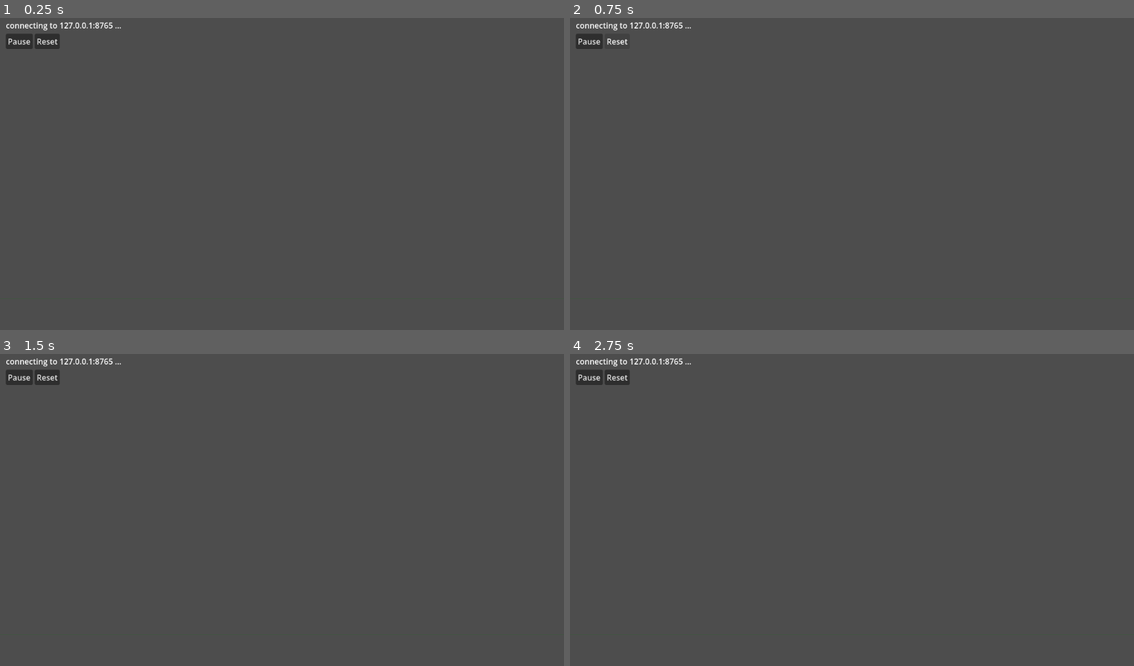
Above: before the commit, frames 1-4 (two rows, left to right).
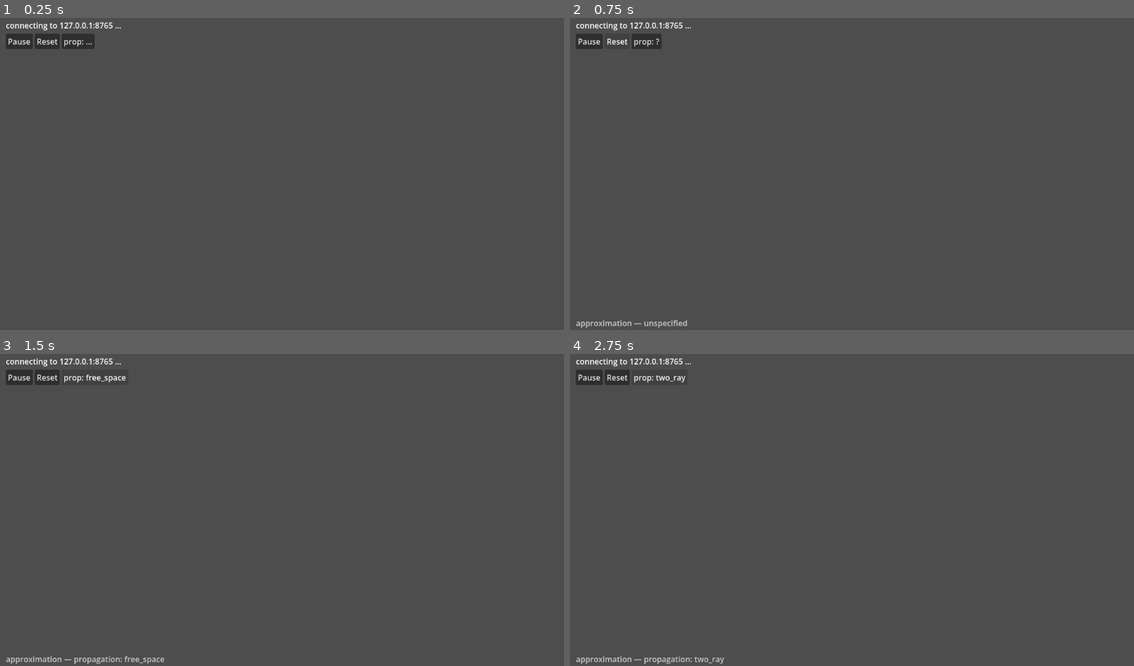
Above: after the commit, the same moments.

Repository: BoykoNeov/EWSim
Game: Godot game, scene res://scenes/Sandbox.tscn
Two runs of this game, one before a commit and one after it. Both use one fixed random seed, a clock stepped at 60 frames per second and the inputs below.
Inputs (mouse positions are in pixels of both pictures, inside the frame that each line leads up to):
- Up to frame 1 (0.25 s): no input
- Up to frame 2 (0.75 s): click "Reset" at 0.5 s
- Up to frame 3 (1.5 s): click (78, 375) at 1.25 s, where only the run after the commit has a clickable "prop: ?"
- Up to frame 4 (2.75 s): click (665, 375) at 2 s, where only the run after the commit has a clickable "prop: free_space"

The runs differ from the first frame. In frame 1, 0.3% of the frame differs, in the area x 11-17%, y 5-10%; in frame 2, 0.4%, in the area x 1-21%, y 5-100%; in frame 3, 0.4%; in frame 4, 0.3%.

Commit message:
feat: slice-2 step 3 — two_ray showcase scenario + Godot fidelity toggle + headless verifiers
scenarios/slice2_tworay.yaml: a 100 m-altitude target closing at 450 m/s from 70 km on a
30 m-mast 50 kW radar. The 4/3-Earth horizon is 63.8 km, so the target opens BELOW it
(dark, visible:false) for ~14 s, then crosses into LOS and sweeps a string of interference
lobes/nulls (Pd 0↔~1; F⁴ −62 dB nulls → +12 dB peaks) as Δφ sweeps — both two_ray effects
on one pass. `propagation` stays a fidelity (toggled by the button), not a slider knob;
knobs are pt_w (bracketed 1k–200k around the 50 kW default) + rcs_m2.

Sandbox.gd: a `prop:` toggle button sends set_fidelity; the §12 badge + button re-render
from a LOCAL fidelity copy (the server applies set_fidelity/reset silently — no new
handshake — so the client owns the displayed state and resyncs to the scenario default on
reset); the target renders dark "(below horizon)" off the `<id>.visible` telemetry flag,
NOT absence of :detection events (a masked target still false-alarms at pfa).

net/slice2_verify.gd: drives the real server — handshake propagation:two_ray; the far
target is visible:false under two_ray but visible:true under free_space (the mask is the
model, not the geometry); step to T=28.0 s under two_ray, then reset (→ YAML two_ray)
BEFORE set_fidelity free_space (reset would clobber the toggle), replay to the SAME T →
t bit-identical, SNR flips 15.10→7.70 dB (Δ=7.40). net/sandbox_ui_test.gd covers the
toggle BUTTON path the SimClient-driven verifier can't reach (badge/button re-render +
reset resync + set_fidelity payload, via a mock client). test_scenario.jl gains a slice2
loader assertion (two_ray default, no propagation knob, target beyond horizon_range).

279 tests green; S2V OK + SUI OK + Sandbox.tscn smoke-load clean (all exit 0). Slice 2
complete (Pluto coverage diagram a deferred stretch).

Co-Authored-By: Claude Opus 4.8 <noreply@anthropic.com>

Diff:
--- /dev/null
+++ b/clients/godot/net/sandbox_ui_test.gd
@@ -0,0 +1,99 @@
+extends SceneTree
+# Headless UI test for the slice-2 fidelity toggle PATH — the piece slice2_verify.gd can't
+# reach. The verifier drives SimClient directly, proving the set_fidelity wire + physics; the
+# Sandbox.tscn smoke-load proves the scene loads + handshakes. Neither presses the toggle, so
+# `_on_prop_pressed` and the toggle-triggered badge/button re-render + the reset resync ship
+# unverified. This drives them directly (no server, no viewport): it builds only the nodes the
+# toggle path touches, injects a recording mock client, feeds a fake `scenario` handshake, then
+# asserts the button → badge → set_fidelity → reset loop behaves. (`_draw`'s below-horizon
+# pixel branch still needs a windowed look; the `visible` flag it keys off is wire-verified by
+# slice2_verify.gd.)
+#
+# Run:  godot --headless --path clients/godot --script res://net/sandbox_ui_test.gd
+# Exit codes: 0 = pass, 1 = assertion failed.
+
+const SandboxScript := preload("res://scenes/Sandbox.gd")
+
+# A stand-in for SimClient that records sent frames instead of opening a socket.
+class MockClient extends RefCounted:
+	var sent: Array = []
+	func send(d: Dictionary) -> void:
+		sent.append(d)
+
+var _sb                                # held so _fail can free the subtree on the error path
+
+func _initialize() -> void:
+	print("SUI_INIT godot=", Engine.get_version_info().string)
+	var sb = SandboxScript.new()          # NOT added to the tree → _ready (UI build + real
+	                                       # socket) never fires; we wire the minimal pieces.
+	_sb = sb
+	# Only the nodes the toggle path reads/writes — avoids _build_ui()'s viewport-dependent
+	# _layout_badge() and the real client entirely. Parent them to sb so sb.free() cascades
+	# (otherwise orphan Controls leak text-server RIDs at exit).
+	sb._status   = Label.new()
+	sb._knob_box = VBoxContainer.new()
+	sb._badge    = Label.new()
+	sb._prop_btn = Button.new()
+	sb._play_btn = Button.new()
+	sb._readout  = Label.new()
+	for n in [sb._status, sb._knob_box, sb._badge, sb._prop_btn, sb._play_btn, sb._readout]:
+		sb.add_child(n)
+	var mock := MockClient.new()
+	sb._client = mock
+
+	# Fake the §5 `scenario` handshake: two_ray default + one knob (so _build_knobs runs too).
+	sb._on_scenario({
+		"name": "ui_test",
+		"knobs": [{"target": "radar1", "key": "pt_w", "min": 1000, "max": 200000, "label": "Tx"}],
+		"fidelity": {"propagation": "two_ray", "detection": "analytic"},
+	})
+	var badge_two: String = sb._badge.text
+	var btn_two: String = sb._prop_btn.text
+
+	# Press the toggle → should flip to free_space, re-render badge + button, send set_fidelity.
+	sb._on_prop_pressed()
+	var badge_free: String = sb._badge.text
+	var btn_free: String = sb._prop_btn.text
+
+	var sf: Variant = null
+	for d in mock.sent:
+		if str(d.get("type", "")) == "set_fidelity":
+			sf = d
+	print("SUI_TOGGLE badge_two='%s' badge_free='%s' btn_two='%s' btn_free='%s'" %
+		[badge_two, badge_free, btn_two, btn_free])
+
+	if not ("two_ray" in badge_two and "propagation" in badge_two):
+		return _fail("badge did not render propagation:two_ray on handshake: '%s'" % badge_two)
+	if badge_two == badge_free:
+		return _fail("badge did not re-render on toggle (still '%s')" % badge_two)
+	if not ("free_space" in badge_free):
+		return _fail("badge did not flip to free_space on toggle: '%s'" % badge_free)
+	if not ("two_ray" in btn_two) or not ("free_space" in btn_free):
+		return _fail("button label did not track the toggle: '%s' -> '%s'" % [btn_two, btn_free])
+	if sf == null:
+		return _fail("toggle sent no set_fidelity frame (sent: %s)" % str(mock.sent))
+	if str(sf.get("key", "")) != "propagation" or str(sf.get("value", "")) != "free_space":
+		return _fail("wrong set_fidelity payload: %s" % str(sf))
+
+	# Reset must resync the badge/button to the scenario default (server reloads YAML →
+	# two_ray, with no new handshake — the client owns the displayed state).
+	sb._on_reset_pressed()
+	print("SUI_RESET badge='%s' btn='%s'" % [sb._badge.text, sb._prop_btn.text])
+	if not ("two_ray" in sb._badge.text) or not ("two_ray" in sb._prop_btn.text):
+		return _fail("reset did not resync to two_ray: badge='%s' btn='%s'" %
+			[sb._badge.text, sb._prop_btn.text])
+
+	print("SUI OK: toggle re-renders badge+button, sends set_fidelity, reset resyncs to default")
+	_teardown()
+	quit(0)
+
+func _fail(msg: String) -> void:
+	push_error("SUI FAIL: " + msg)
+	print("SUI FAIL: " + msg)
+	_teardown()
+	quit(1)
+
+func _teardown() -> void:
+	if _sb != null:
+		_sb.free()        # frees the subtree (parented Controls + _build_knobs sliders)
+		_sb = null
--- /dev/null
+++ b/clients/godot/net/slice2_verify.gd
@@ -0,0 +1,223 @@
+extends SceneTree
+# Headless slice-2 step-3 verifier (the analog of net/sandbox_verify.gd). It drives the
+# REAL Julia server (tools/server.jl scenarios/slice2_tworay.yaml) through SimClient.gd —
+# the same protocol code Sandbox.tscn renders off — and asserts slice-2's "done" criterion
+# as machine checks, because the lobing/horizon you judge by eye but the wire + the live
+# `set_fidelity` toggle can be *silently* wrong:
+#
+#   1. the handshake carries `fidelity.propagation == two_ray` (the scenario default);
+#   2. HORIZON MASKING — the first state frame (target at ~70 km, beyond the 63.8 km
+#      4/3-Earth horizon) reports `radar1.visible == false` under two_ray;
+#   3. stepping to the sample time T (target within the horizon) reports `visible == true`
+#      and a finite, non-floored SNR — the target is in line of sight and lobing;
+#   4. THE deliverable — the live toggle flips the physics AT THE SAME t: reset (which
+#      reverts the server to the YAML two_ray) THEN set_fidelity free_space, replay to the
+#      SAME T, and the telemetry SNR moves by a clean margin (here ~7 dB) while t is
+#      bit-identical. Replaying under free_space, the far target is `visible == true`
+#      (free_space ignores the ground) — the mask was the two_ray model, not the geometry.
+#
+# Determinism note: SNR at a given t is pure geometry (RNG-independent), and `step n` lands
+# the clock at exactly n·dt in BOTH the two_ray pass and the free_space replay, so the two
+# samples are at an identical t and an identical target position — the only difference is
+# the propagation rung the toggle switched. reset MUST precede set_fidelity: reset reloads
+# the YAML and would clobber the toggle back to two_ray (slice2 plan / server.jl _reload!).
+#
+# Run (server must be listening on slice2_tworay.yaml first; it serves one client, then exits):
+#   godot --headless --path clients/godot --script res://net/slice2_verify.gd
+# Exit codes: 0 = all asserts pass, 1 = assertion failed, 2 = timeout.
+
+const HOST := "127.0.0.1"
+const PORT := 8765
+const MAX_SECONDS := 40.0
+const SimClientScript := preload("res://net/SimClient.gd")
+
+const SAMPLE_STEPS := 28000       # reach t = SAMPLE_STEPS·dt = 28.0 s: target ~57 km, well
+                                  # within the 63.8 km horizon, on a smooth lobe flank
+const SNR_GAP_DB := 2.0           # min |Δsnr_db| the toggle must produce at the sample t
+                                  # (the geometry gives ~7 dB here — margin to spare)
+
+enum P { HANDSHAKE, TWO, FREE }
+
+var _client                       # SimClient (preloaded — never depend on class_name registration)
+var _inbox: Array = []
+var _phase: P = P.HANDSHAKE
+var _emit := 16
+var _dt := 1.0e-3
+var _t_target := 28.0
+var _radar := ""
+
+# per-draining-phase accumulators (reset on phase entry)
+var _first_state: Dictionary = {}
+var _last_state: Dictionary = {}
+
+# captured under two_ray
+var _far_vis_two := true          # first-frame visibility (beyond horizon → should be false)
+var _vis_two := false             # visibility at the sample t (within horizon → should be true)
+var _snr_two := 0.0
+var _t_two := -1.0
+# captured under free_space
+var _far_vis_free := false        # first-frame visibility (free_space ignores ground → true)
+
+var _t0 := 0.0
+
+func _initialize() -> void:
+	print("S2V_INIT godot=", Engine.get_version_info().string)
+	_t0 = _now()
+	_client = SimClientScript.new()
+	_client.frame_received.connect(func(obj: Dictionary) -> void: _inbox.append(obj))
+	_client.start(HOST, PORT)
+
+func _process(_dt_frame: float) -> bool:
+	if _now() - _t0 > MAX_SECONDS:
+		return _fail("TIMEOUT in phase %s" % P.keys()[_phase], 2)
+	_client.poll()                # node not in the tree → drive its IO ourselves
+
+	match _phase:
+		P.HANDSHAKE:
+			var f := _take("scenario")
+			if f.is_empty():
+				return false
+			var verr := _check_handshake(f)
+			if verr != "":
+				return _fail(verr)
+			_emit = int(f.get("emit_every", 16))
+			_dt = float(f.get("dt_physics", 1.0e-3))
+			_t_target = SAMPLE_STEPS * _dt
+			_enter_draining()
+			_client.send({"type": "step", "n": SAMPLE_STEPS})    # two_ray pass (the default)
+			_phase = P.TWO
+
+		P.TWO:
+			if not _drain_to_T():
+				return false
+			var verr := _capture_two()
+			if verr != "":
+				return _fail(verr)
+			# Hand off to the free_space replay. Clear stale two_ray frames first so none can
+			# masquerade as the replay, then reset (→ YAML two_ray, t=0) BEFORE set_fidelity
+			# (the order matters — reset would clobber the toggle), then replay to the same T.
+			_inbox.clear()
+			_enter_draining()
+			_client.send({"type": "reset"})
+			_client.send({"type": "set_fidelity", "key": "propagation", "value": "free_space"})
+			_client.send({"type": "step", "n": SAMPLE_STEPS})
+			_phase = P.FREE
+
+		P.FREE:
+			if not _drain_to_T():
+				return false
+			return _finish()
+	return false
+
+# --- draining: keep the FIRST state frame (far/horizon) and the LATEST; done at t ≥ T -----
+
+func _enter_draining() -> void:
+	_first_state = {}
+	_last_state = {}
+
+func _drain_to_T() -> bool:
+	while not _inbox.is_empty():
+		var f: Dictionary = _inbox.pop_front()
+		if str(f.get("type", "")) != "state":
+			continue
+		if _first_state.is_empty():
+			_first_state = f
+		_last_state = f
+	if _last_state.is_empty():
+		return false
+	# the last emit of a `step n` burst lands at exactly n·dt; tolerate <½ tick of slack
+	return float(_last_state.get("t", -1.0)) >= _t_target - 0.5 * _dt
+
+# --- captures / assertions ----------------------------------------------------------------
+
+func _capture_two() -> String:
+	if _radar == "":
+		_radar = _radar_id(_last_state)
+	if _radar == "":
+		return "no radar entity in the two_ray state stream"
+	_far_vis_two = _vis_of(_first_state)
+	_vis_two = _vis_of(_last_state)
+	_snr_two = _snr_of(_last_state)
+	_t_two = float(_last_state.get("t", -1.0))
+	# below the horizon at the start, in line of sight at the sample t, finite SNR there
+	if _far_vis_two:
+		return "two_ray: target at the start (≈70 km) should be below horizon (visible:false)"
+	if not _vis_two:
+		return "two_ray: target at t=%.3f should be within horizon (visible:true)" % _t_two
+	if _snr_two <= -119.0:
+		return "two_ray: sample SNR is floored (%.2f dB) — pick a non-null sample t" % _snr_two
+	return ""
+
+func _finish() -> bool:
+	_far_vis_free = _vis_of(_first_state)
+	var snr_free := _snr_of(_last_state)
+	var t_free := float(_last_state.get("t", -1.0))
+	print("S2V_SAMPLE t_two=%.6f t_free=%.6f  snr_two=%.3f snr_free=%.3f  Δ=%.3f dB" %
+		[_t_two, t_free, _snr_two, snr_free, _snr_two - snr_free])
+	print("S2V_VIS far_two=%s far_free=%s vis_two@T=%s" % [_far_vis_two, _far_vis_free, _vis_two])
+	# same t (the replay lands on the identical clock)
+	if abs(t_free - _t_two) > 1.0e-9:
+		return _fail("toggle samples not at the same t: two=%.9f free=%.9f" % [_t_two, t_free])
+	# the toggle moved the physics: SNR differs by a clean margin at that identical t
+	if abs(_snr_two - snr_free) <= SNR_GAP_DB:
+		return _fail("set_fidelity did NOT flip SNR: two=%.3f free=%.3f (Δ≤%.1f dB)" %
+			[_snr_two, snr_free, SNR_GAP_DB])
+	# free_space ignores the ground, so the far target that two_ray masked is now visible
+	if not _far_vis_free:
+		return _fail("free_space far target should be visible (horizon is a two_ray effect)")
+	return _pass()
+
+# --- frame helpers ------------------------------------------------------------------------
+
+# Pop the first inbox frame of `type`, or {} if none yet (other types dropped).
+func _take(type: String) -> Dictionary:
+	while not _inbox.is_empty():
+		var f: Dictionary = _inbox.pop_front()
+		if str(f.get("type", "")) == type:
+			return f
+	return {}
+
+func _radar_id(state: Dictionary) -> String:
+	for e in state.get("entities", []):
+		if str(e.get("kind", "")) == "radar":
+			return str(e.get("id", ""))
+	return ""
+
+func _snr_of(state: Dictionary) -> float:
+	return float((state.get("telemetry", {}) as Dictionary).get(_radar + ".snr_db", -999.0))
+
+func _vis_of(state: Dictionary) -> bool:
+	return bool((state.get("telemetry", {}) as Dictionary).get(_radar + ".visible", true))
+
+func _check_handshake(f: Dictionary) -> String:
+	var fid: Dictionary = f.get("fidelity", {})
+	if fid.is_empty():
+		return "handshake carries no fidelity map (§12 badge / toggle would be blind)"
+	if str(fid.get("propagation", "")) != "two_ray":
+		return "scenario default propagation should be two_ray, got '%s'" % str(fid.get("propagation", ""))
+	var knobs: Array = f.get("knobs", [])
+	if knobs.is_empty():
+		return "handshake has no knobs"
+	return ""
+
+func _now() -> float:
+	return Time.get_ticks_msec() / 1000.0
+
+func _pass() -> bool:
+	print("S2V OK: handshake two_ray, horizon mask (visible false→true), set_fidelity flips SNR at same t")
+	_teardown()
+	quit(0)
+	return true
+
+func _fail(msg: String, code := 1) -> bool:
+	push_error("S2V FAIL: " + msg)
+	print("S2V FAIL: " + msg)
+	_teardown()
+	quit(code)
+	return true
+
+func _teardown() -> void:
+	if _client != null:
+		_client.close()
+		_client.free()        # never parented to the tree → free it ourselves
+		_client = null
--- a/clients/godot/scenes/Sandbox.gd
+++ b/clients/godot/scenes/Sandbox.gd
@@ -41,7 +41,15 @@
 var _badge: Label
 var _knob_box: VBoxContainer
 var _play_btn: Button
+var _prop_btn: Button             # propagation fidelity toggle (sends set_fidelity)
 var _running := false
+# Live local copy of the world fidelity map: the §12 badge's source AND the toggle's
+# state. The server applies set_fidelity silently (no handshake reply), and a `reset`
+# reloads the YAML server-side without a new handshake either — so the client owns the
+# displayed fidelity and resyncs itself. _fidelity_default is the scenario default the
+# toggle reverts to on reset.
+var _fidelity := {}
+var _fidelity_default := {}
 
 func _ready() -> void:
 	_font = ThemeDB.fallback_font
@@ -77,6 +85,13 @@
 	reset_btn.text = "Reset"
 	reset_btn.pressed.connect(_on_reset_pressed)
 	row.add_child(reset_btn)
+	# Slice-2 live fidelity toggle: flips the `propagation` rung (free_space ↔ two_ray)
+	# via set_fidelity. Label is filled from the handshake fidelity; "…" until then.
+	_prop_btn = Button.new()
+	_prop_btn.text = "prop: …"
+	_prop_btn.tooltip_text = "Toggle propagation fidelity (set_fidelity): free_space ↔ two_ray"
+	_prop_btn.pressed.connect(_on_prop_pressed)
+	row.add_child(_prop_btn)
 
 	_knob_box = VBoxContainer.new()
 	_knob_box.add_theme_constant_override("separation", 4)
@@ -117,14 +132,38 @@
 func _on_scenario(obj: Dictionary) -> void:
 	_status.text = "running: " + str(obj.get("name", "scenario"))
 	_build_knobs(obj.get("knobs", []))
-	var fid: Dictionary = obj.get("fidelity", {})
+	# The fidelity map is the badge source and the toggle's state. Keep the scenario
+	# default so a `reset` (which reverts the server to the YAML, with no new handshake)
+	# can resync the client unilaterally.
+	_fidelity = (obj.get("fidelity", {}) as Dictionary).duplicate()
+	_fidelity_default = _fidelity.duplicate()
+	_render_badge()
+	_update_prop_btn()
+	# Server boots PAUSED; start the fly-by so there is something to watch.
+	_set_running(true)
+
+func _render_badge() -> void:
+	# §12: a visible "<fidelity> approximation" badge, built from the live local fidelity
+	# map (never hardcoded), re-rendered whenever the propagation toggle changes it.
 	var parts := PackedStringArray()
-	for k in fid.keys():
-		parts.append("%s: %s" % [k, fid[k]])
+	for k in _fidelity.keys():
+		parts.append("%s: %s" % [k, _fidelity[k]])
 	parts.sort()
 	_badge.text = "approximation — " + (" · ".join(parts) if not parts.is_empty() else "unspecified")
-	# Server boots PAUSED; start the fly-by so there is something to watch.
-	_set_running(true)
+
+func _update_prop_btn() -> void:
+	_prop_btn.text = "prop: %s" % str(_fidelity.get("propagation", "?"))
+
+func _on_prop_pressed() -> void:
+	# Flip the propagation rung and tell the core (set_fidelity — the slice-2 live toggle).
+	# Update the badge + button locally; the server applies it on the next tick with no
+	# reply, so the client owns the displayed state.
+	var cur := str(_fidelity.get("propagation", "two_ray"))
+	var next := "free_space" if cur == "two_ray" else "two_ray"
+	_fidelity["propagation"] = next
+	_client.send({"type": "set_fidelity", "key": "propagation", "value": next})
+	_render_badge()
+	_update_prop_btn()
 
 func _on_state(obj: Dictionary) -> void:
 	_entities.clear()
@@ -230,6 +269,12 @@
 func _on_reset_pressed() -> void:
 	_client.send({"type": "reset"})       # reload scenario, held seed re-applied (clean replay)
 	_blips.clear()
+	# `reset` reloads the YAML server-side → propagation reverts to the scenario default,
+	# but the server sends no new handshake. Resync the local fidelity so the badge/button
+	# don't lie about a toggle the reset just undid.
+	_fidelity = _fidelity_default.duplicate()
+	_render_badge()
+	_update_prop_btn()
 	if _running:
 		_client.send({"type": "run", "mode": "realtime", "speed": 1.0})
 
@@ -260,6 +305,12 @@
 	draw_line(Vector2(0, ground_y), Vector2(vp.x, ground_y), Color(0.25, 0.35, 0.25), 1.0)
 
 	var detected := bool(_telemetry.get(_radar_id + ".detected", false)) if _radar_id != "" else false
+	# §12 watch-item: "below horizon" keys off the `visible` telemetry flag, NOT the
+	# absence of detection events — a masked target still false-alarms at rate pfa and can
+	# blip. Defaults true, so free_space (infinite LOS, `visible` always true) and the
+	# pre-handshake state both render the target normally. Single-target scenario: this is
+	# the radar's best-target flag, which here is tgt1.
+	var visible := bool(_telemetry.get(_radar_id + ".visible", true)) if _radar_id != "" else true
 
 	for id in _entities:
 		var e = _entities[id]
@@ -271,9 +322,18 @@
 				PackedVector2Array([p + Vector2(0, -10), p + Vector2(-9, 6), p + Vector2(9, 6)]), rcol)
 			draw_string(_font, p + Vector2(12, 4), id, HORIZONTAL_ALIGNMENT_LEFT, -1, 14, rcol)
 		elif e.kind == "target":
-			var tcol := Color(0.4, 1.0, 0.4) if detected else Color(0.75, 0.75, 0.75)
+			# below horizon (no LOS) → dark red; visible+detected → green; visible+miss → grey.
+			var tcol: Color
+			var tag := ""
+			if not visible:
+				tcol = Color(0.45, 0.12, 0.12)
+				tag = " (below horizon)"
+			elif detected:
+				tcol = Color(0.4, 1.0, 0.4)
+			else:
+				tcol = Color(0.75, 0.75, 0.75)
 			draw_circle(p, TARGET_R, tcol)
-			draw_string(_font, p + Vector2(10, -8), id, HORIZONTAL_ALIGNMENT_LEFT, -1, 14, tcol)
+			draw_string(_font, p + Vector2(10, -8), id + tag, HORIZONTAL_ALIGNMENT_LEFT, -1, 14, tcol)
 
 	# detection blips: expanding rings that fade over BLIP_TTL
 	for b in _blips:
Not shown, changed: CLAUDE.md
Not shown, changed: core/test/test_scenario.jl
Not shown, changed: docs/plans/slice2.md
Not shown, added: scenarios/slice2_tworay.yaml
